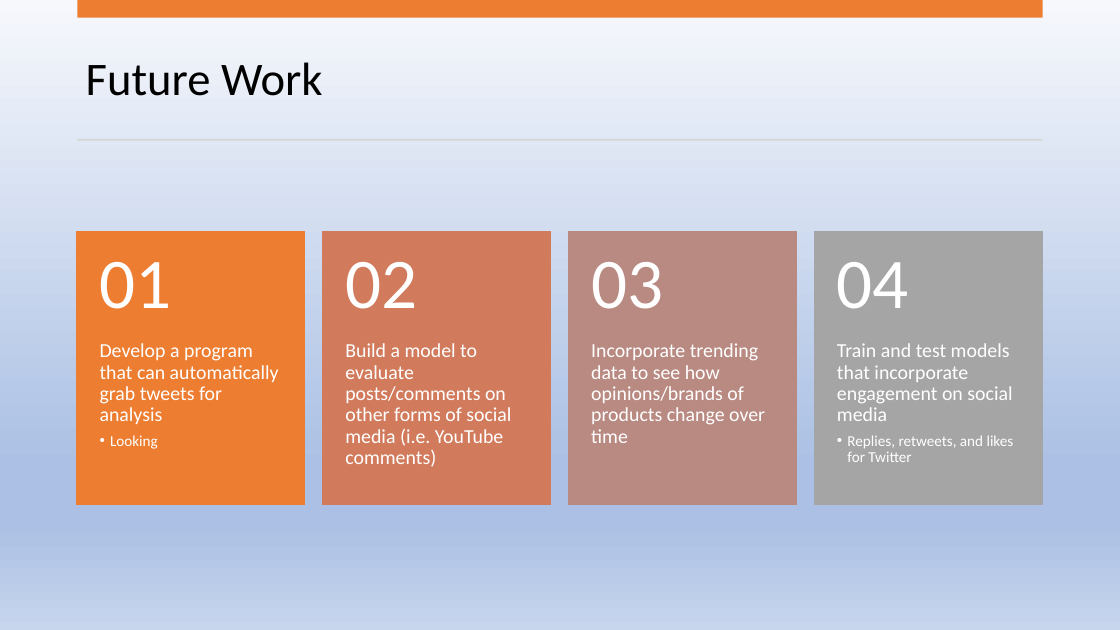
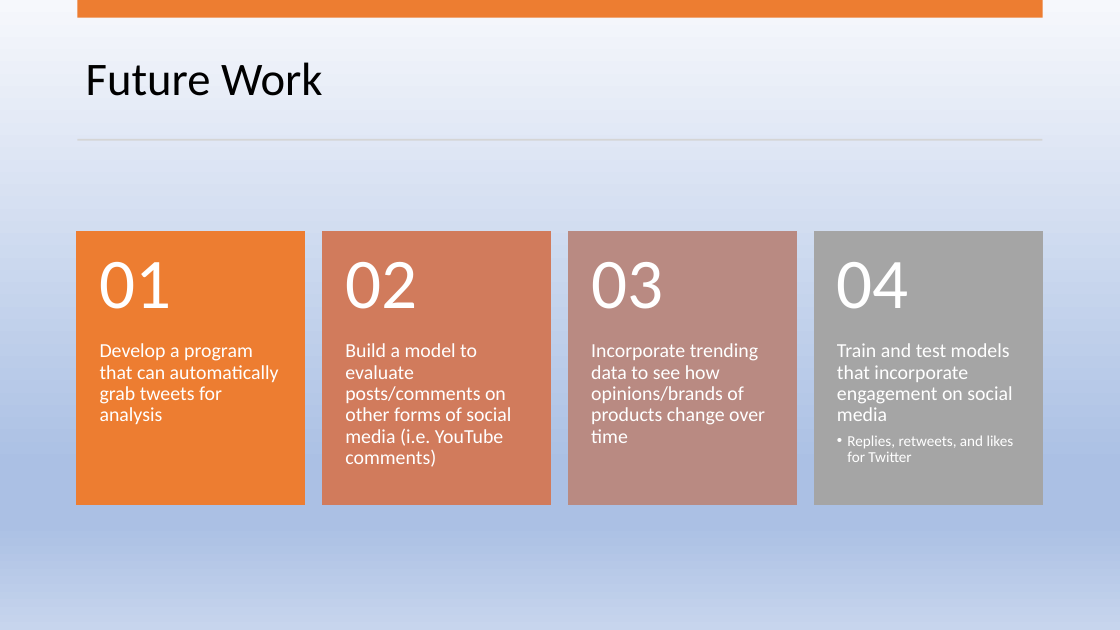
Before and after one commit to jeremy-lee93/nlp-brand-sentiment-analysis, a slide deck: slide 9 of mod_4_presentation.pptx. Drawn at 1120x630 pixels with LibreOffice and Linux fonts; fonts in the diff are those of the drawing. Boxes give left, top, right and bottom in pixels: in the first picture for what was removed or moved away, otherwise in the second. Text is boxed around its words. In the diff, an @@ line names an element or a change of style, - is before the commit and + after.

```diff
--- a/mod_4_presentation.pptx
+++ b/mod_4_presentation.pptx
@@ text at bbox=[110, 435, 158, 449]: paragraph removed @@
-  • Looking
```
Also in this commit, not shown: 1 other slide changed.
